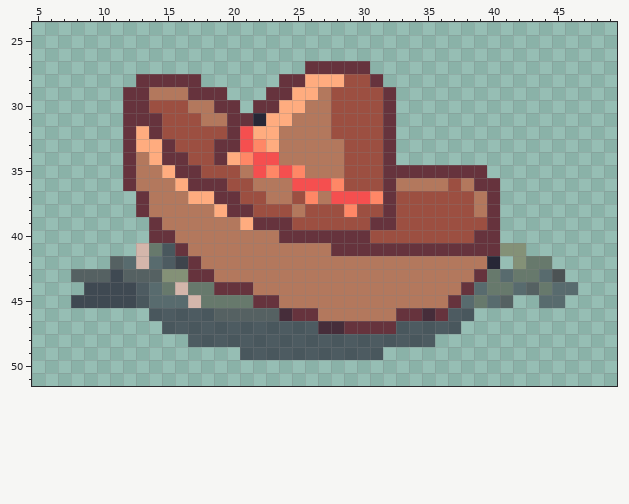
Pixel-art sprite -- Assets/Commons/Sprites/Props/CactusCheSiRompe/CACTUS rotto9.png. Above, as it was before the edit.
The file is 250x270 pixels, drawn in blocks of 5x5; one block is one cell here. Shown: x 5..49, y 24..51.
Now the later version:
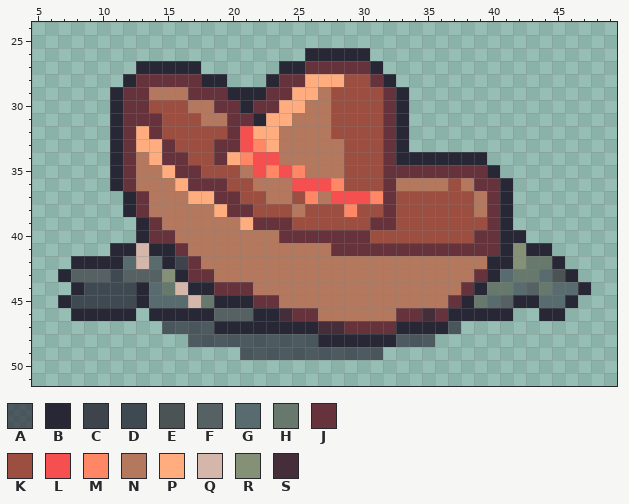
Palette (. is transparent): A #272736a7  B #272736  C #3e444c  D #3f4952  E #4c5354  F #556162  G #586b6e  H #67796c  J #66333d  K #9c4f41  L #f54f4f  M #ff8766  N #b3785d  P #ffac7f  Q #d4b6ab  R #849177  S #462d3a
The exact change:
y 26: x 26..30 ..... -> BBBBB
y 27: x 13..17 ..... -> BBBBB; x 24..25 .. -> BB; x 31 . -> B
y 28: x 12 . -> B; x 18..19 .. -> BB; x 23 . -> B; x 32 . -> B
y 29: x 11 . -> B; x 20..22 ... -> BBB; x 33 . -> B
y 30: x 11 . -> B; x 21 . -> B; x 33 . -> B
y 31..33: x 11 . -> B; x 33 . -> B
y 34: x 11 . -> B; x 33..39 ....... -> BBBBBBB
y 35: x 11 . -> B; x 40 . -> B
y 36: x 11 . -> B; x 41 . -> B
y 37..38: x 12 . -> B; x 41 . -> B
y 39: x 13 . -> B; x 41 . -> B
y 40: x 13 . -> B; x 41..42 .. -> BB
y 41: x 11..12 .. -> BB; x 14..15 HA -> BB; x 41 R -> B; x 43..44 .. -> BB
y 42: x 8..11 ...F -> BBBB; x 15 A -> B; x 41 . -> B; x 45 . -> B
y 43: x 7 . -> B; x 16 R -> B; x 40 H -> B; x 46 . -> B
y 44: x 8 . -> B; x 13 A -> B; x 17..18 HH -> BB; x 39 G -> B; x 47 . -> B
y 45: x 7 . -> B; x 13 A -> B; x 19..21 HHH -> BBB; x 38 G -> B; x 42..43 .. -> BB; x 46 . -> B
y 46: x 8..12 ..... -> BBBBB; x 14..18 AAAAA -> BBBBB; x 22..23 FF -> BB; x 37..41 AA... -> BBBBB; x 44..45 .. -> BB
y 47: x 19..26 AAAAAAAA -> BBBBBBBB; x 33..36 AAAA -> BBBB
y 48: x 27..32 AAAAAA -> BBBBBB
Where, in picture pixels (left, top, right, bottom), the same in both pictures:
changed: (58, 48, 591, 347)
